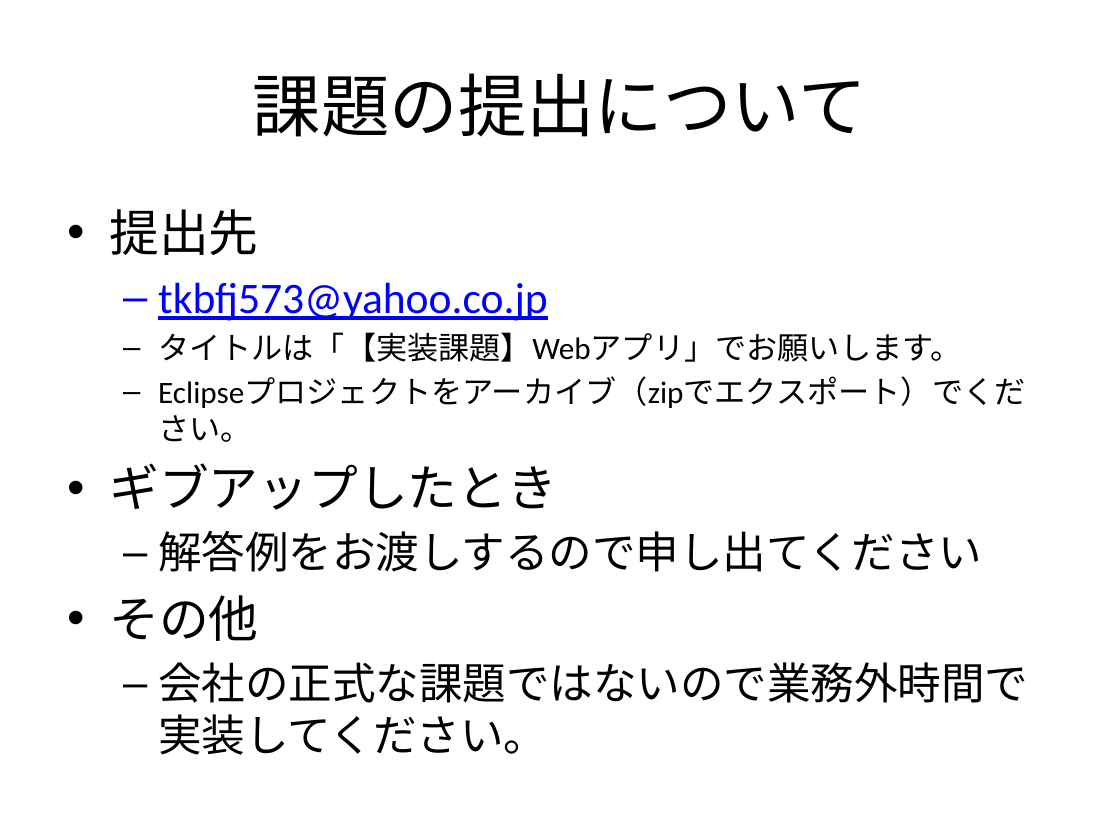
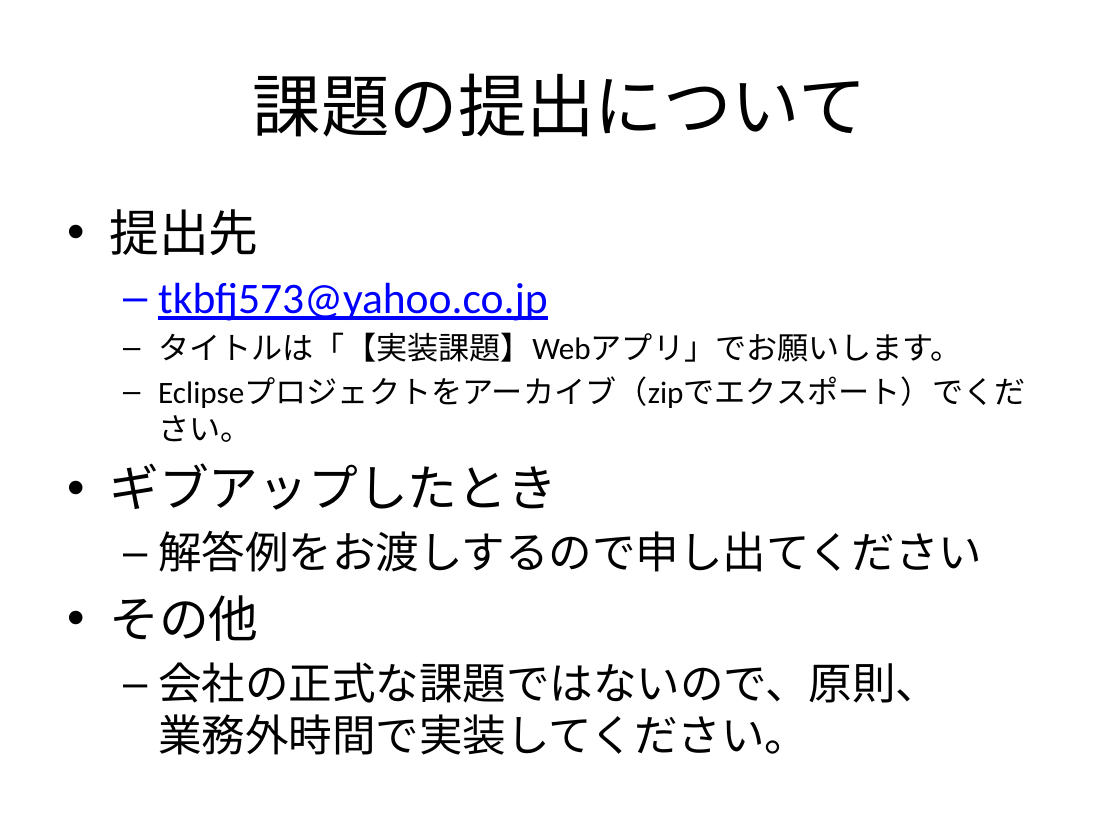
Before and after one commit to konbukonbu/mywork, a slide deck: slide 11 of HelloWorld/その他コンテンツ/OJT課題の仕様書.pptx. Drawn at 1120x840 pixels with LibreOffice and Linux fonts; fonts in the diff are those of the drawing. Boxes give left, top, right and bottom in pixels: in the first picture for what was removed or moved away, otherwise in the second. Text is boxed around its words. In the diff, an @@ line names an element or a change of style, - is before the commit and + after.

Commit message:
OFFJT課題を初期コミッティング！！

```diff
--- a/HelloWorld/その他コンテンツ/OJT課題の仕様書.pptx
+++ b/HelloWorld/その他コンテンツ/OJT課題の仕様書.pptx
@@ text at <box>158,662,939,755</box>: text changed @@
-  – 会社の正式な課題ではないので業務外時間で実装してください。
+  – 会社の正式な課題ではないので、原則、
+    業務外時間で実装してください。
```
Also in this commit, not shown: 1 other slide changed, 35 other files.
